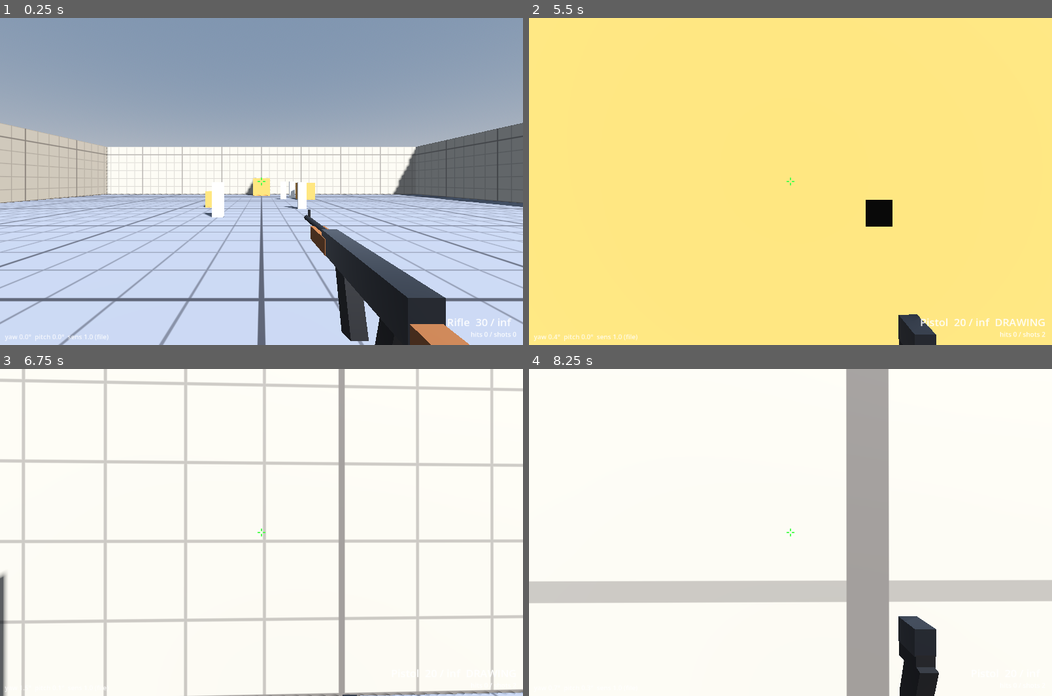
Above: before the commit, frames 1-4 (two rows, left to right).
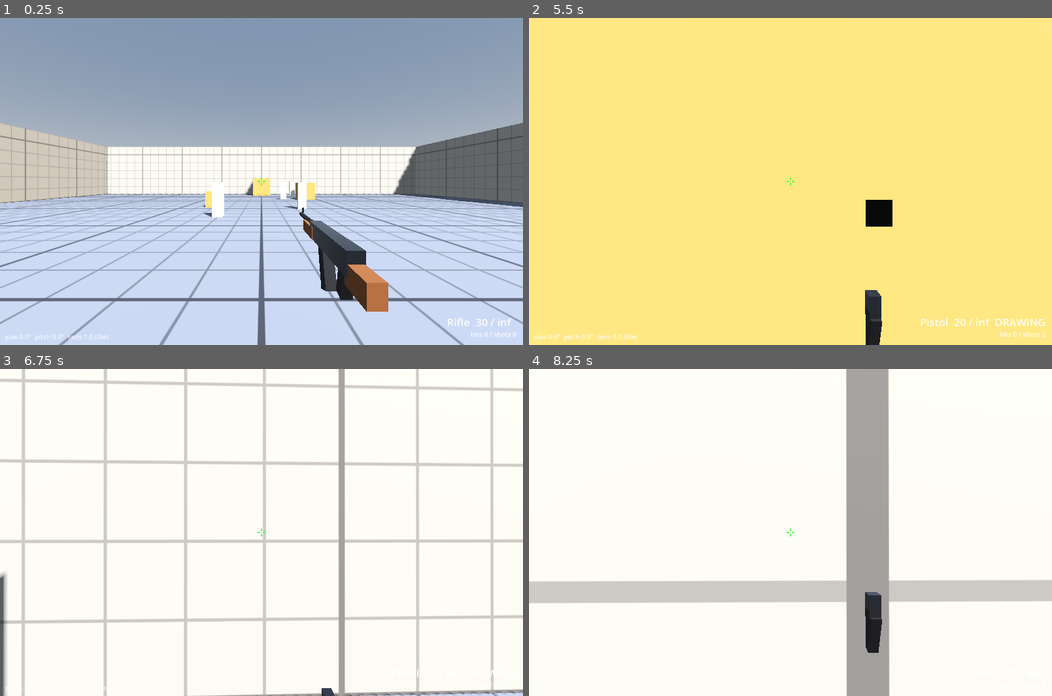
Above: after the commit, the same moments.

Repository: chang814/deploy-lab
Game: Godot game, scene res://scenes/main.tscn
The game is run twice, just before and just after one commit, with the same random seed, the same clock (stepped at 60 frames per second) and the same inputs.
Inputs (mouse positions are in pixels of both pictures, inside the frame that each line leads up to):
- Up to frame 1 (0.25 s): no input
- Up to frame 2 (5.5 s): tap Enter at 0.5 s; move the mouse to (816, 181) at 0.52 s; hold W from 0.53 s (still down); tap C at 0.6 s; click (816, 181) at 0.67 s; tap Space at 0.77, 1.52, 3.02, 3.77, 4.52 s; move the mouse to (764, 181) at 1.27 s; tap N at 1.35 s; move the mouse to (800, 174) at 2.02 s; tap Z at 2.1 s; move the mouse to (785, 188) at 2.77 s; tap F at 2.85 s; click (785, 188) at 2.92 s; move the mouse to (827, 184) at 3.52 s; tap Shift at 3.6 s; move the mouse to (748, 178) at 4.27 s; tap 1 at 4.35 s; move the mouse to (795, 181) at 5.02 s; tap 2 at 5.1 s; click (795, 181) at 5.17 s
- Up to frame 3 (6.75 s): move the mouse to (240, 525) at 5.77 s; release W at 5.78 s; hold D 5.78-6.53 s; tap 3 at 5.85 s; tap Space at 6.02 s; move the mouse to (287, 532) at 6.52 s; hold W from 6.53 s (still down); tap Q at 6.6 s
- Up to frame 4 (8.25 s): keep holding W; tap Space at 6.77, 7.52 s; move the mouse to (764, 532) at 7.27 s; tap R at 7.35 s; click (764, 532) at 7.42 s; move the mouse to (800, 525) at 8.02 s; tap C at 8.1 s

The runs differ from the first frame. In frame 1, 5.1% of the frame differs, in the area x 57-90%, y 58-100%; in frame 2, 1.1%; in frame 3, less than 0.1%; in frame 4, 2.2%.

Commit message:
feat(v0.2): weapon switching, firing and a minimal target range
- WeaponState (core, tick-based): slots 1/2/3, Q to previous, mouse wheel, draw/ready/reload,
  interruptible draw and reload, semi/auto fire with drift-free fire intervals, auto-reload on empty
- 64 Hz physics tick: a switch processed on a tick can fire 64 ticks (1.000 s) later, so the
  measured 0-1 tick wait emerges naturally
- WeaponController: input, hitscan ray, muzzle light, kick, draw animation, bullet marks
- Original greybox viewmodels (rifle, pistol, knife); Target range with static and moving targets
- HUD: weapon, ammo, state, hits / shots
- data/weapons/weapons.json

Closes #41.
Agent: claude

Diff:
--- a/src/game/viewmodels.gd
+++ b/src/game/viewmodels.gd
@@ -64,7 +64,7 @@
 			_box(root, Vector3(0.055, 0.05, 0.2), Vector3(0, 0.02, -0.38), _mat(WOOD, 0.0, 0.8))   # 护木
 			_box(root, Vector3(0.04, 0.16, 0.06), Vector3(0, -0.07, -0.16), dark, Vector3(-18, 0, 0))  # 弯弹匣
 			_box(root, Vector3(0.035, 0.1, 0.04), Vector3(0, -0.04, 0.02), dark, Vector3(15, 0, 0))   # 握把
-			_box(root, Vector3(0.045, 0.06, 0.24), Vector3(0, 0.0, 0.2), _mat(WOOD, 0.0, 0.8))     # 枪托
+			_box(root, Vector3(0.045, 0.06, 0.12), Vector3(0, 0.0, 0.13), _mat(WOOD, 0.0, 0.8))    # 枪托（缩短，避免伸出画面）
 			_box(root, Vector3(0.01, 0.03, 0.01), Vector3(0, 0.075, -0.62), dark)            # 准星
 			_muzzle(root, Vector3(0, 0.045, -0.69))
 		"pistol":
--- a/src/game/weapon_controller.gd
+++ b/src/game/weapon_controller.gd
@@ -5,7 +5,8 @@
 ##
 ## 输入：1 / 2 / 3 选槽位，Q 切到上一把，滚轮切换，左键开火（按住），R 换弹。
 
-const HIP_POS: Vector3 = Vector3(0.22, -0.22, -0.38)   # 模型在相机空间里的位置（表现参数，不是手感时长）
+const HIP_POS: Vector3 = Vector3(0.15, -0.15, -0.4)    # 模型在相机空间里的位置（表现参数，不是手感时长）
+const VM_SCALE: float = 0.62                           # 模型缩放
 const DRAW_DROP_M: float = 0.35                        # 拔出动画开始时模型在画面下方多远
 const KICK_M: float = 0.035                            # 开火时向后的位移
 const KICK_RECOVER_PER_S: float = 14.0
@@ -102,6 +103,7 @@
 	elif state.state == WeaponState.State.RELOADING:
 		drop = DRAW_DROP_M * 0.35
 	_kick = move_toward(_kick, 0.0, KICK_RECOVER_PER_S * KICK_M * dt_s)
+	m.scale = Vector3.ONE * VM_SCALE
 	m.position = HIP_POS + Vector3(0, -drop, _kick)
 	m.rotation_degrees = Vector3(_kick * 120.0, 0, 0)
 	_flash_left_s = maxf(_flash_left_s - dt_s, 0.0)
@@ -114,7 +116,7 @@
 	_shown = id
 	var muzzle: Node3D = (_models[id] as Node3D).get_node_or_null("Muzzle") as Node3D
 	if muzzle != null and _flash != null:
-		_flash.position = HIP_POS + muzzle.position
+		_flash.position = HIP_POS + muzzle.position * VM_SCALE
 
 
 func _on_fire() -> void:
Not shown, changed: CHANGELOG.md
